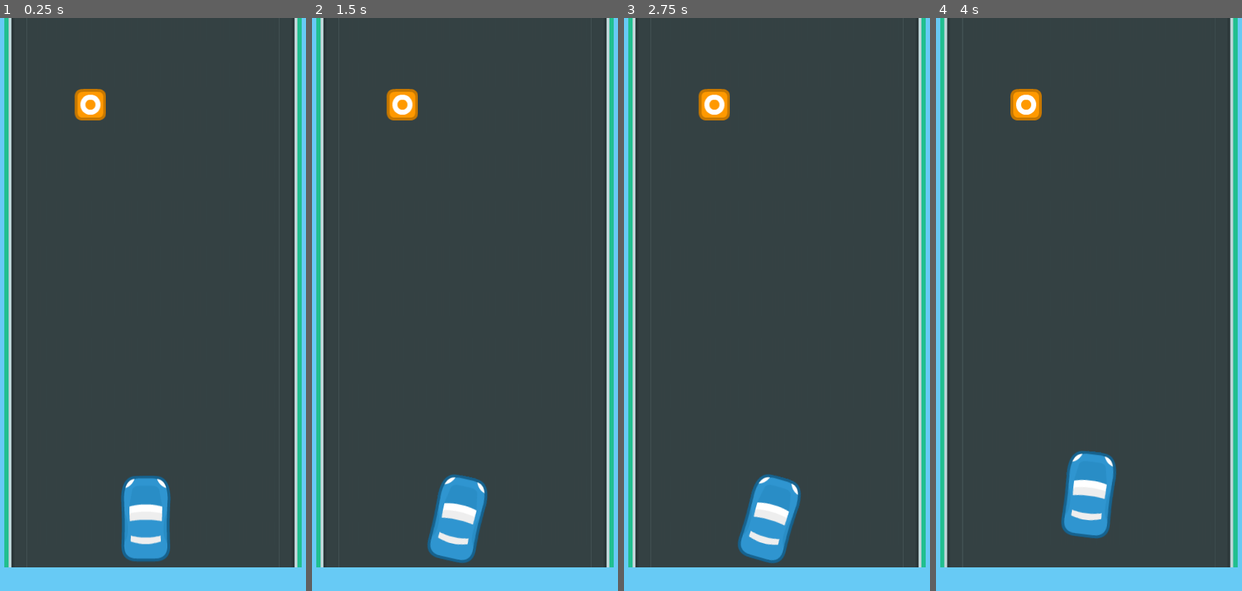
Above: before the commit, frames 1-4 (left to right).
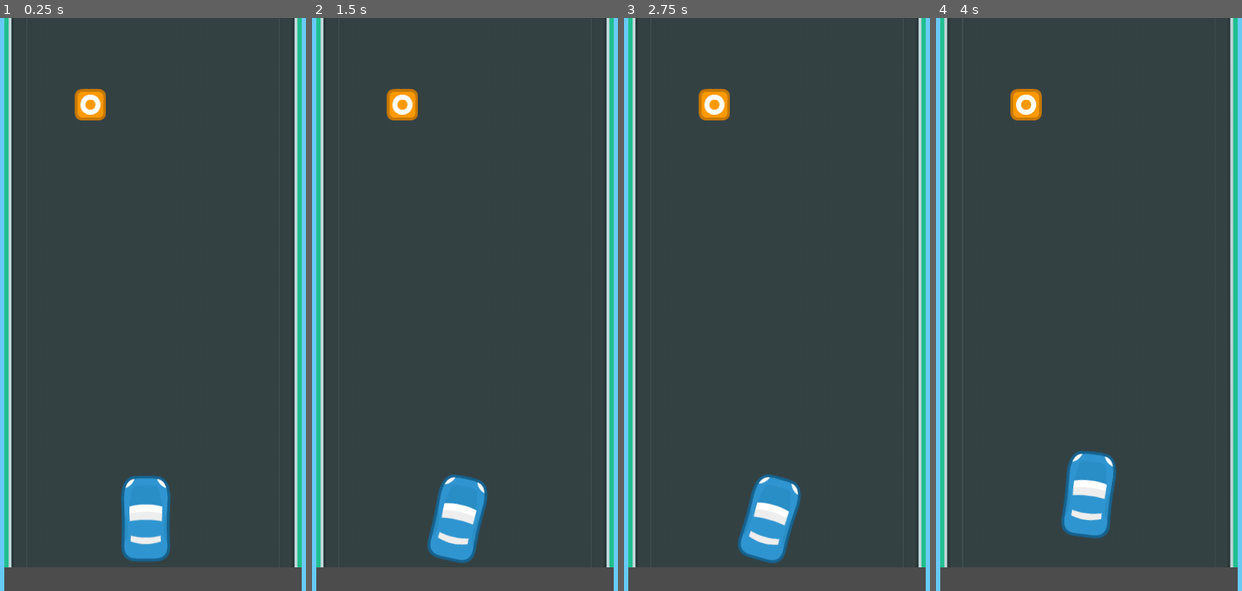
Above: after the commit, the same moments.

Repository: 20Deepshikha/final-project-gameteam
Game: Godot game, scene res://Game.tscn
Two runs of this game, one before a commit and one after it. Both use one fixed random seed, a clock stepped at 60 frames per second and the inputs below.
Inputs:
- Up to frame 1 (0.25 s): no input
- Up to frame 2 (1.5 s): tap Enter at 0.5 s; hold Right (ui_right) 0.53-1.28 s; hold Left (ui_left) from 1.28 s (still down)
- Up to frame 3 (2.75 s): release Left (ui_left) at 2.03 s; hold Right (ui_right) from 2.03 s (still down)
- Up to frame 4 (4 s): release Right (ui_right) at 2.78 s; hold Up (ui_up) 2.78-3.53 s; hold Left (ui_left) from 3.53 s (still down)

The runs differ from the first frame. In frame 1, 4.0% of the frame differs, in the area x 1-99%, y 95-100%; in frame 2, 4.0%; in frame 3, 4.0%; in frame 4, 4.0%.

Commit message:
made level respawn

Diff:
--- a/Game.tscn
+++ b/Game.tscn
@@ -14,7 +14,7 @@
 extents = Vector2( 101.5, 1023.25 )
 
 [sub_resource type="RectangleShape2D" id=4]
-extents = Vector2( 792, 544 )
+extents = Vector2( 792, 524 )
 
 [sub_resource type="RectangleShape2D" id=5]
 extents = Vector2( 60.75, 1184 )
@@ -22,12 +22,15 @@
 [sub_resource type="RectangleShape2D" id=6]
 extents = Vector2( 756.5, 65.25 )
 
+[sub_resource type="RectangleShape2D" id=7]
+extents = Vector2( 609, 266.5 )
+
 [node name="Game" type="Node2D"]
 position = Vector2( 0, -1 )
 
 [node name="Road" parent="." instance=ExtResource( 1 )]
 cell_size = Vector2( 32, 64 )
-tile_data = PoolIntArray( -5373952, 0, 327688, -5373951, 0,  …(43305 unchanged characters)… 524304, 786432, 1073741824, 524304, 786433, 1073741824, 524304, 786434, 1073741824, 524304, 786435, 1073741824, 524304, 786436, 1073741824, 524304, 786437, 1073741824, 524304, 786438, 1073741824, 524304, 786439, 1073741824, 524304, 786440, 1073741824, 524304, 786441, 1073741824, 524304, 786442, 1073741824, 524304, 786443, 1073741824, 524304, 786444, 1073741824, 524304, 786445, 1073741824, 524304, 786446, 1073741824, 524304 )
+tile_data = PoolIntArray( -5373952, 0, 327688, -5373951, 0,  …(43305 unchanged characters)… 524304, 786432, 1073741824, 524304, 786446, 1073741824, 524304 )
 
 [node name="car" parent="." instance=ExtResource( 2 )]
 
@@ -41,6 +44,8 @@
 position = Vector2( 152, 122 )
 
 [node name="Area2D" type="Area2D" parent="."]
+collision_layer = 5
+collision_mask = 5
 
 [node name="CollisionPolygon2D" type="CollisionShape2D" parent="Area2D"]
 position = Vector2( 8, -511 )
@@ -55,7 +60,7 @@
 shape = SubResource( 3 )
 
 [node name="CollisionShape2D3" type="CollisionShape2D" parent="Area2D"]
-position = Vector2( 728, -2335 )
+position = Vector2( 728, -2317 )
 shape = SubResource( 4 )
 
 [node name="CollisionShape2D4" type="CollisionShape2D" parent="Area2D"]
@@ -69,4 +74,39 @@
 position = Vector2( 1208, -1413.75 )
 shape = SubResource( 6 )
 
-[connection signal="body_entered" from="Area2D" to="car" method="_on_Area2D_body_entered"]
+[node name="CollisionPolygon2D3" type="CollisionShape2D" parent="Area2D"]
+position = Vector2( 1, -511 )
+shape = SubResource( 1 )
+
+[node name="CollisionShape2D6" type="CollisionShape2D" parent="Area2D"]
+position = Vector2( 474, -323 )
+shape = SubResource( 2 )
+
+[node name="CollisionShape2D7" type="CollisionShape2D" parent="Area2D"]
+position = Vector2( 2011.5, -2414.25 )
+shape = SubResource( 3 )
+
+[node name="CollisionShape2D8" type="CollisionShape2D" parent="Area2D"]
+position = Vector2( 714, -2355 )
+shape = SubResource( 4 )
+
+[node name="CollisionShape2D9" type="CollisionShape2D" parent="Area2D"]
+position = Vector2( -19.25, -4055 )
+shape = SubResource( 5 )
+
+[node name="CollisionPolygon2D4" type="CollisionPolygon2D" parent="Area2D"]
+position = Vector2( 7, -10 )
+polygon = PoolVector2Array( 432, -3319, 440, -5279, 512, -5279, 528, -3415, 2000, -3423, 2000, -3327, 1912, -3319 )
+
+[node name="CollisionShape2D10" type="CollisionShape2D" parent="Area2D"]
+position = Vector2( 1208, -1405.75 )
+shape = SubResource( 6 )
+
+[node name="Area2D2" type="Area2D" parent="."]
+
+[node name="CollisionShape2D" type="CollisionShape2D" parent="Area2D2"]
+position = Vector2( 288, -5095 )
+shape = SubResource( 7 )
+
+[connection signal="body_entered" from="Area2D" to="car" method="when_touches_side_of_road"]
+[connection signal="body_entered" from="Area2D2" to="car" method="on_car_reaches_end"]
--- a/car.gd
+++ b/car.gd
@@ -33,8 +33,16 @@
 	move_and_slide(motion)
 
 
-func _on_Area2D_body_entered(body: PhysicsBody2D) -> void:
+
+func when_touches_side_of_road(body: PhysicsBody2D) -> void:
 	print(body.name)
 	if body.name == "car":
 		# Stop the car's velocity
 		velocity = Vector2.ZERO
+
+
+func on_car_reaches_end(body: PhysicsBody2D) -> void:
+	print(body.name)
+	if body.name == "car":
+		var new_position = Vector2(body.global_position.x, 400) # Change this to your desired position
+		body.set_global_position(new_position)
Not shown: 1 places in Game.tscn that only renumber resources
